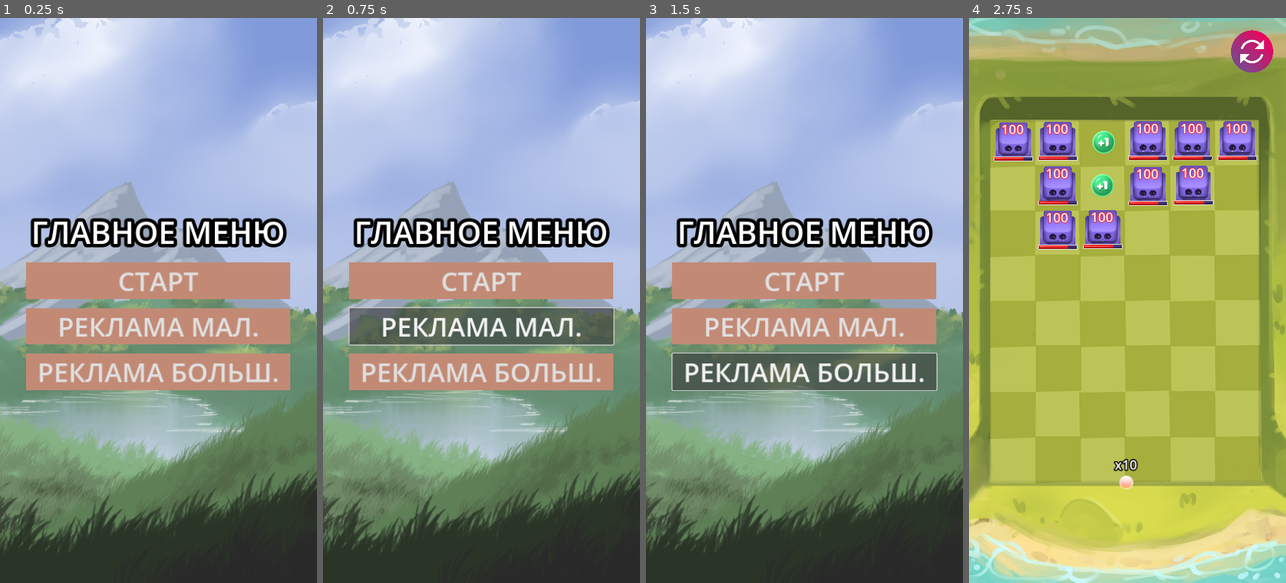
Above: before the commit, frames 1-4 (left to right).
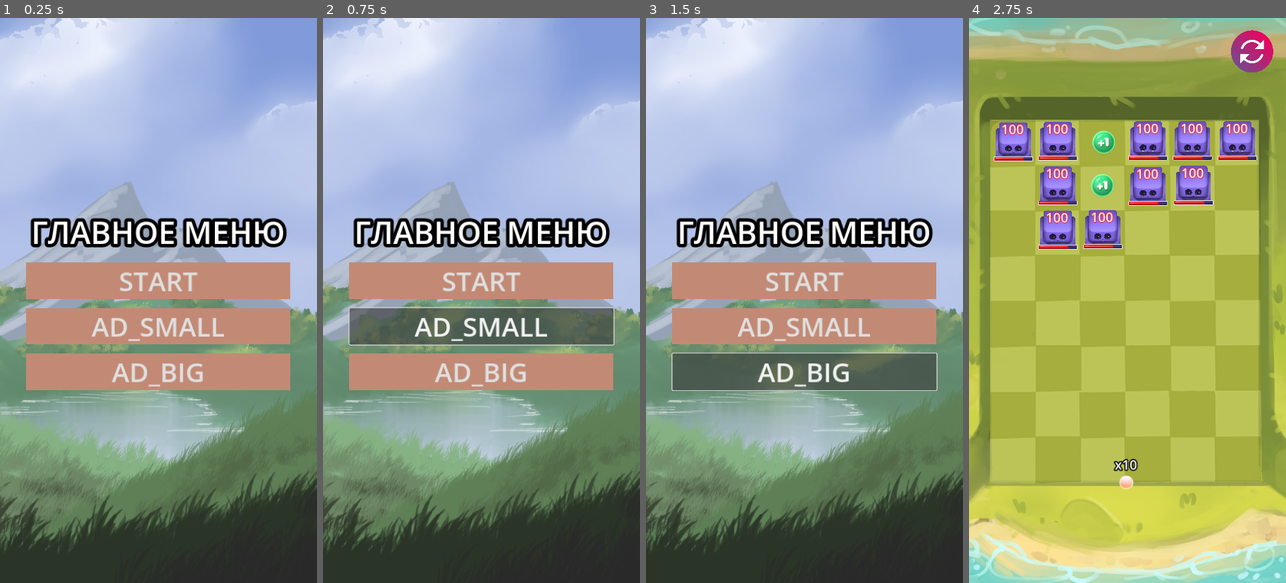
Above: after the commit, the same moments.

Repository: Jooky4/Punball
Game: Godot game, scene res://Scenes/UI/menu.tscn
Same seed, same stepped clock (60 frames per second), same inputs: the game is played once before the commit and once after it.
Inputs:
- Up to frame 1 (0.25 s): no input
- Up to frame 2 (0.75 s): click "РЕКЛАМА МАЛ." (after the commit: "AD_SMALL") at 0.5 s
- Up to frame 3 (1.5 s): click "РЕКЛАМА БОЛЬШ." (after the commit: "AD_BIG") at 1.25 s
- Up to frame 4 (2.75 s): click "СТАРТ" (after the commit: "START") at 2 s

The runs differ from the first frame. In frame 1, 2.7% of the frame differs, in the area x 12-88%, y 45-66%; in frame 2, 2.8%; in frame 3, 2.8%; in frame 4, nothing differs.

Commit message:
Revert "Написал меню на русском для теста гита"
This reverts commit 3c01ed19c8f37c2ef2080b1cd1cbad51e7e2512c.

Diff:
--- a/Scenes/UI/menu.tscn
+++ b/Scenes/UI/menu.tscn
@@ -62,19 +62,19 @@
 layout_mode = 2
 theme = SubResource("Theme_kmt4p")
 theme_override_font_sizes/font_size = 60
-text = "СТАРТ"
+text = "START"
 
 [node name="Button2" type="Button" parent="TextureRect/MarginContainer/VBoxContainer"]
 layout_mode = 2
 theme = SubResource("Theme_kmt4p")
 theme_override_font_sizes/font_size = 60
-text = "РЕКЛАМА МАЛ."
+text = "AD_SMALL"
 
 [node name="Button3" type="Button" parent="TextureRect/MarginContainer/VBoxContainer"]
 layout_mode = 2
 theme = SubResource("Theme_kmt4p")
 theme_override_font_sizes/font_size = 60
-text = "РЕКЛАМА БОЛЬШ."
+text = "AD_BIG"
 
 [connection signal="pressed" from="TextureRect/MarginContainer/VBoxContainer/Button" to="." method="_on_button_pressed"]
 [connection signal="pressed" from="TextureRect/MarginContainer/VBoxContainer/Button2" to="." method="_on_button_2_pressed"]
